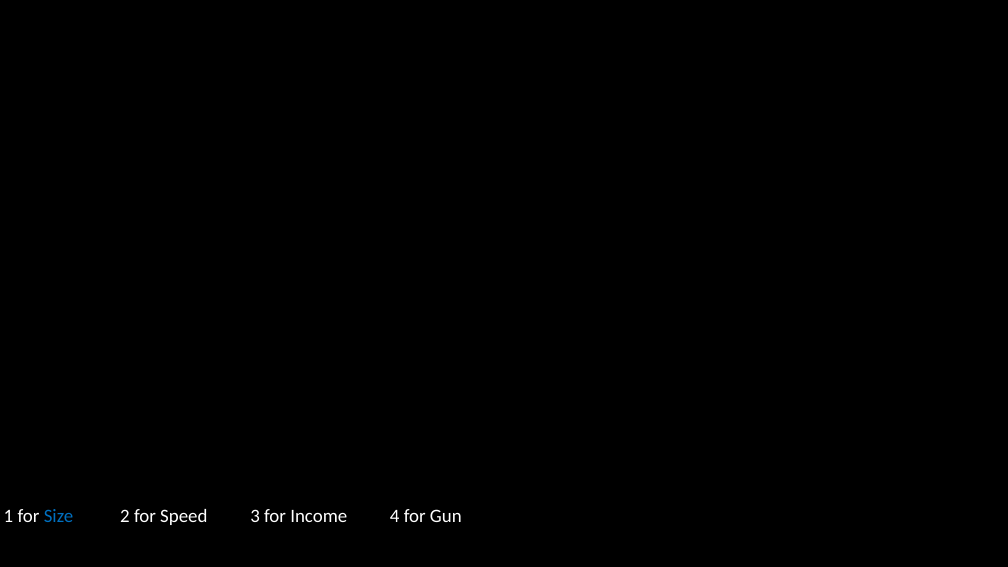
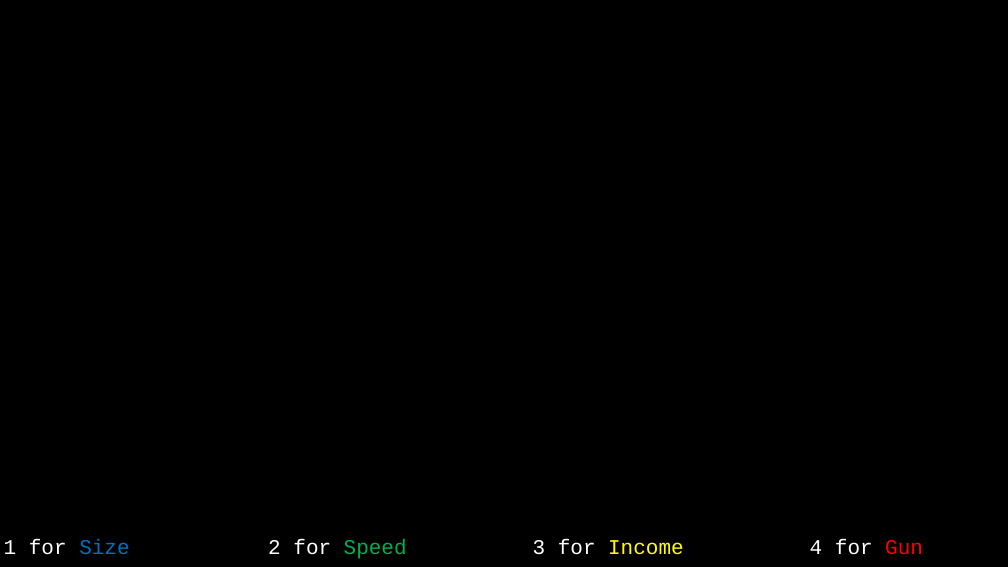
Before and after one commit to JackGriebel/JacksGame, a slide deck: slide 2 of Presentation1.pptx. Drawn at 1008x567 pixels with LibreOffice and Linux fonts; fonts in the diff are those of the drawing. Boxes give left, top, right and bottom in pixels: in the first picture for what was removed or moved away, otherwise in the second. Text is boxed around its words. In the diff, an @@ line names an element or a change of style, - is before the commit and + after.

```diff
--- a/Presentation1.pptx
+++ b/Presentation1.pptx
@@ text "1 for Size 2 for ...": place and size @@
-text "1 for Size 2 for ..." at (4,509,462,525)
+text "1 for Size 2 for ..." at (4,539,923,559)
@@ text "1 for Size 2 for ..." at (4,539,923,559): size 36 to 40 pt, font Calibri to Courier New; text colour #FFFFFF to #00B050 in "Speed"; text colour #FFFFFF to #FFFF00 in "Income"; text colour #FFFFFF to #FF0000 in "Gun" @@
```
